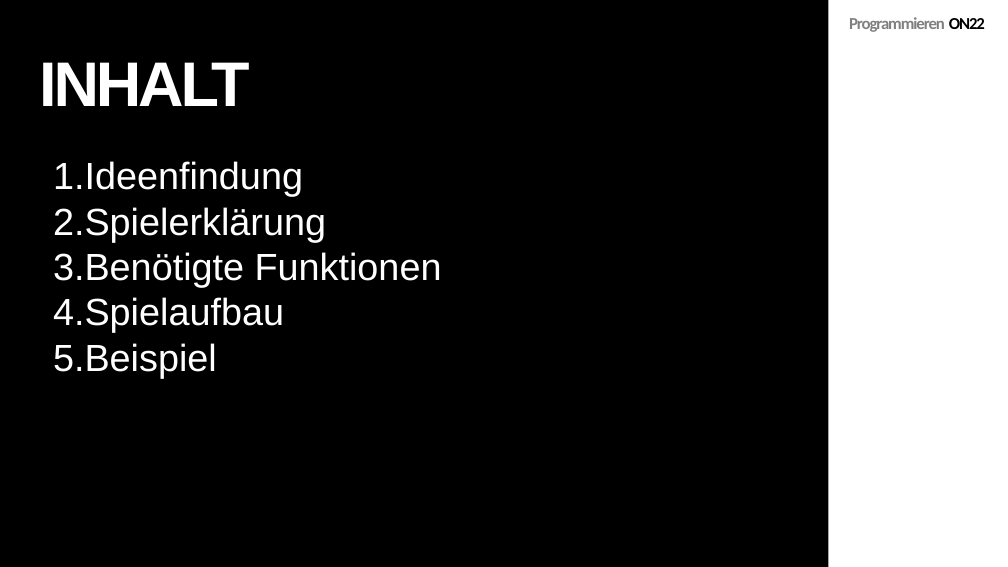
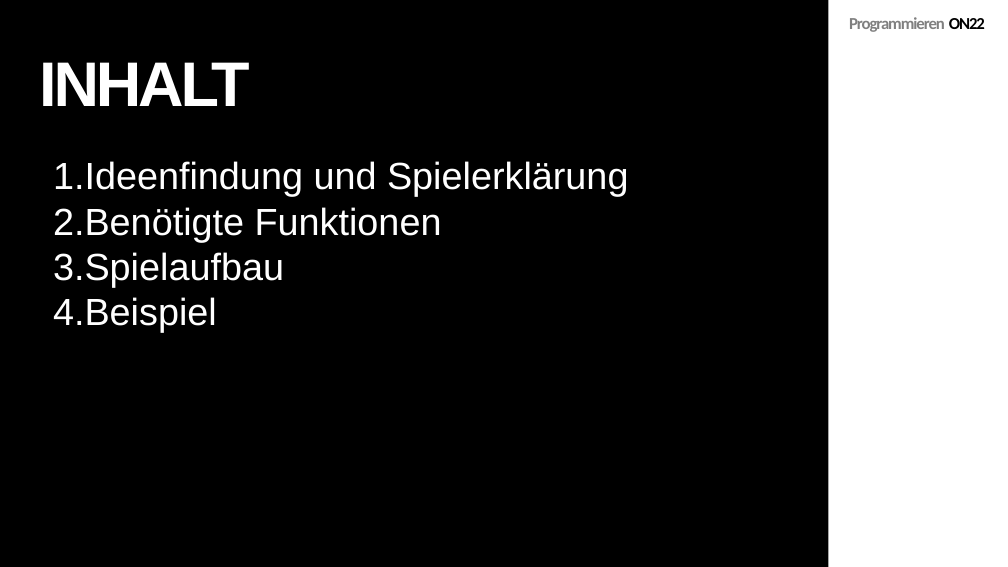
Before and after one commit to muellerValentin/programmierenON22, a slide deck: slide 2 of Präsentation Programmieren Galgenmännchen.pptx. Drawn at 1008x567 pixels with LibreOffice and Linux fonts; fonts in the diff are those of the drawing. Boxes give left, top, right and bottom in pixels: in the first picture for what was removed or moved away, otherwise in the second. Text is boxed around its words. In the diff, an @@ line names an element or a change of style, - is before the commit and + after.

Commit message:
Ideenfindung
Beschreibung Spiel

```diff
--- a/Präsentation Programmieren Galgenmännchen.pptx
+++ b/Präsentation Programmieren Galgenmännchen.pptx
@@ text at box(53, 161, 629, 196): text changed @@
-1. Ideenfindung
-2. Spielerklärung
+1. Ideenfindung und Spielerklärung
```
Also in this commit, not shown: 1 other slide changed.
